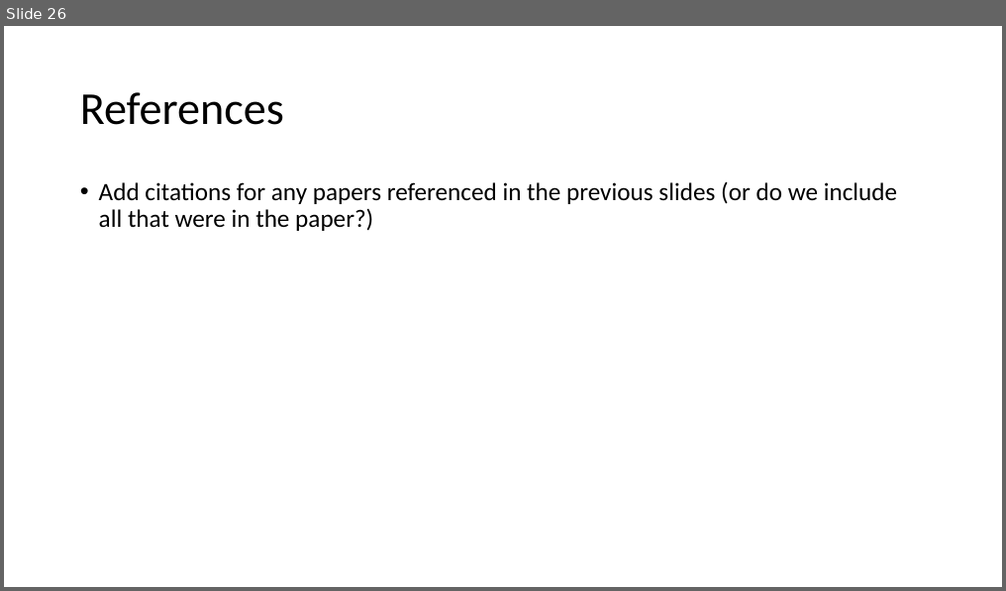
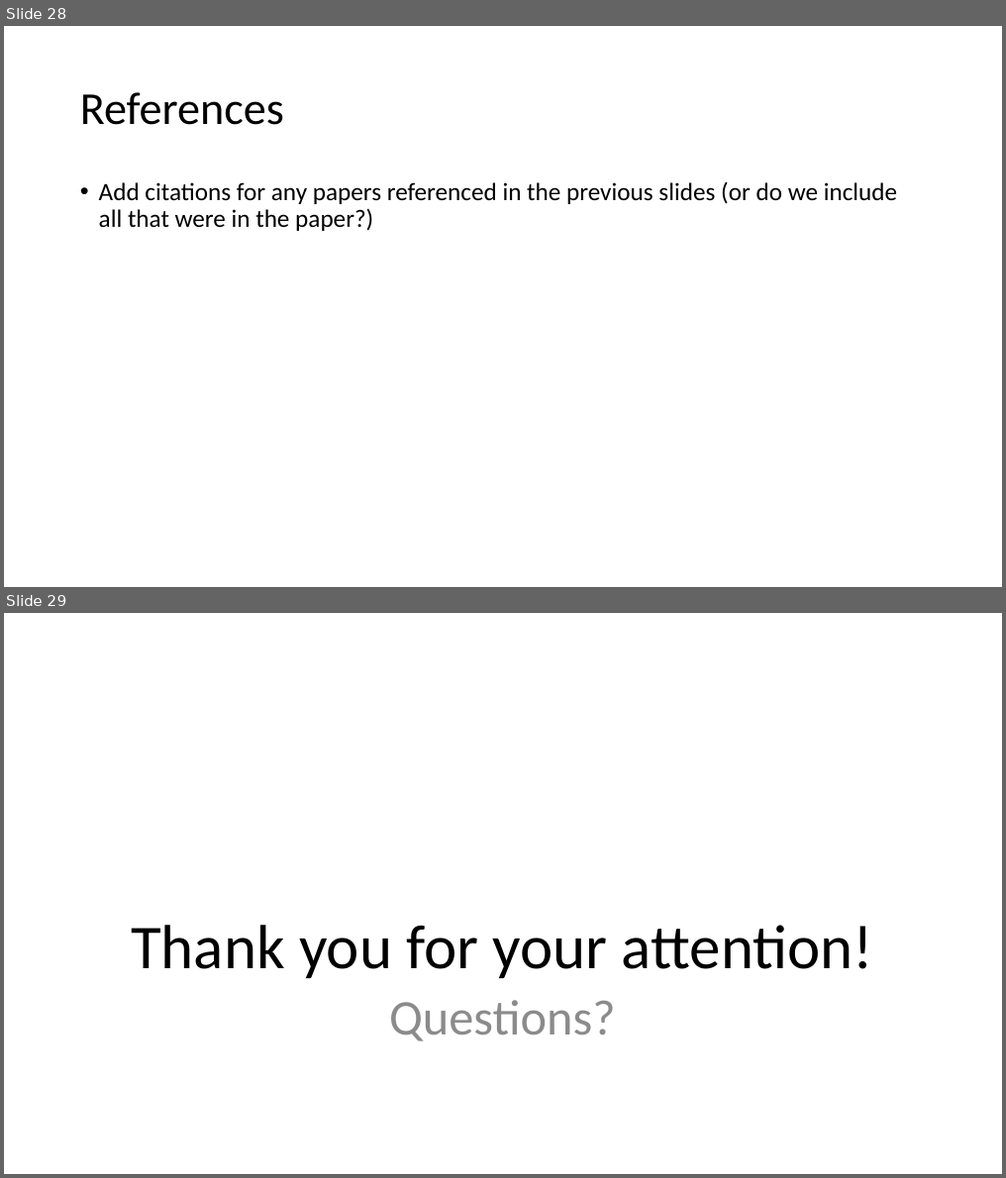
Before and after one commit to LukeABobay/larval-fish-community-analysis, a slide deck: PICES 2026 Presentation.pptx. Shown one above the other, each under a label of ours: slide 26 before the commit, slides 28 and 29 after it. The pictures are 1006x591 and 1006x1178 pixels, drawn with LibreOffice and Linux fonts; fonts in the diff are those of the drawing. Boxes give left, top, right and bottom in pixels: in the first picture for what was removed or moved away, otherwise in the second. Text is boxed around its words. In the diff, an @@ line names an element or a change of style, - is before the commit and + after.

```diff
--- a/PICES 2026 Presentation.pptx
+++ b/PICES 2026 Presentation.pptx
@@ slide 29 added at (4,613,1002,1174), background #FFFFFF @@
@@ title added at (131,925,874,978), 60 pt, text #000000 @@
+Thank you for your attention!
@@ text added at (389,1000,616,1042), 48 pt, text #8C8C8C @@
+Questions?
@@ what was slide 26 is now slide 28 @@
```
Also in this commit, not shown: 3 slides changed, 1 other slide added.
